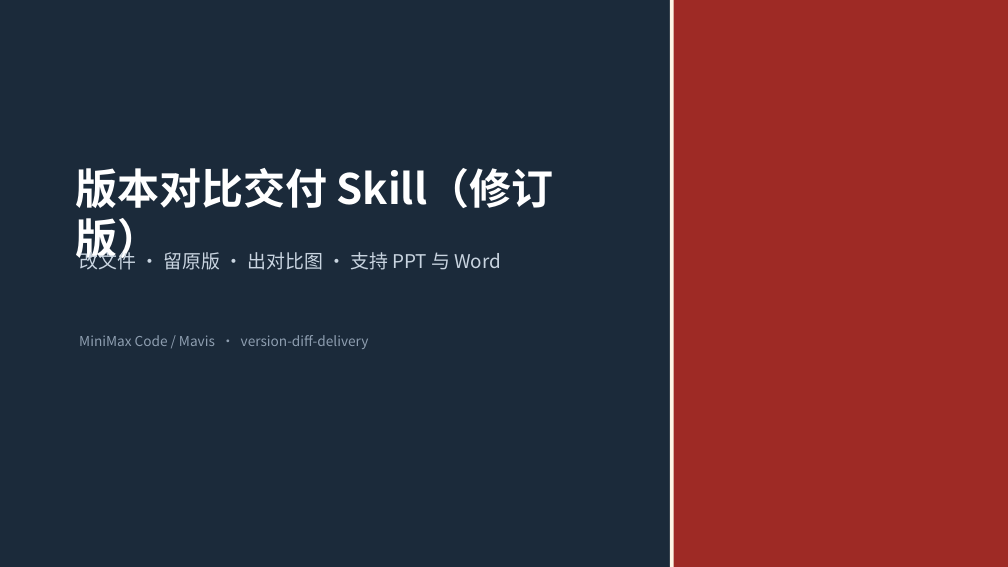
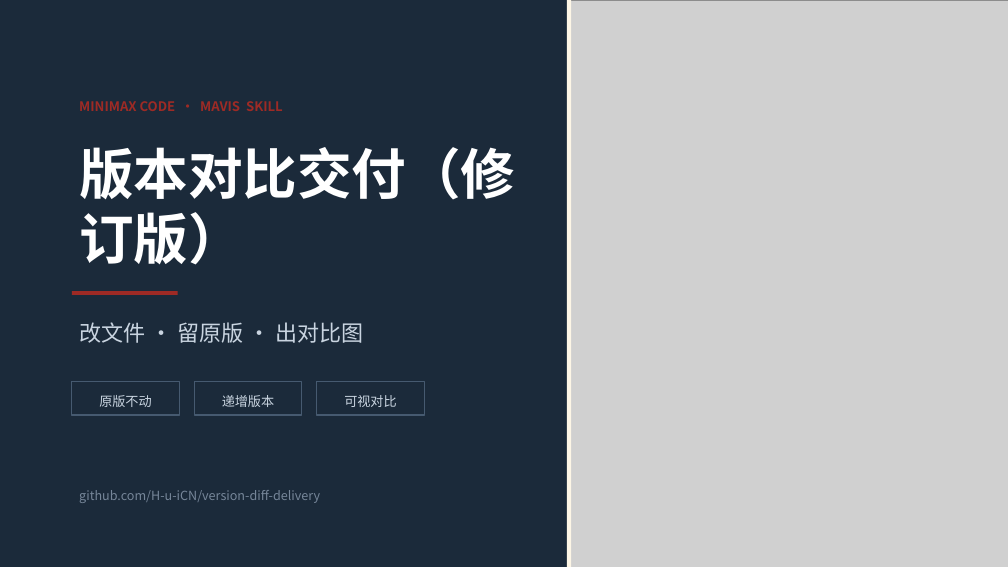
Before and after one commit to H-u-iCN/version-diff-delivery, a slide deck: slide 1 of docs/samples/demo_v2.pptx. Drawn at 1008x567 pixels with LibreOffice and Linux fonts; fonts in the diff are those of the drawing; grey boxes stand for pictures. Boxes give left, top, right and bottom in pixels: in the first picture for what was removed or moved away, otherwise in the second. Text is boxed around its words. In the diff, an @@ line names an element or a change of style, - is before the commit and + after.

Commit message:
docs: 演示素材瘦身——PPT 6 页改 3 页并重做版面，Word 3 页改 2 页

```diff
--- a/docs/samples/demo_v2.pptx
+++ b/docs/samples/demo_v2.pptx
@@ rectangle: place and size @@
-rectangle at [670,0,674,567]
+rectangle at [567,0,572,567]
@@ picture added at [571,0,1008,567] @@
@@ rectangle removed at [673,0,1008,567] @@
@@ text at [79,101,283,111]: text changed; size 13 to 12.5 pt; text colour #8E9EB0 to #9E2A25; bold on @@
-MiniMax Code / Mavis · version-diff-delivery
+MINIMAX CODE · MAVIS SKILL
@@ text at [79,147,515,265]: text changed; size 40 to 52 pt @@
-版本对比交付 Skill（修订版）
+版本对比交付（修订版）
@@ rectangle added at [72,291,178,295], fill #9E2A25 @@
@@ text at [79,322,363,343]: text changed; size 18 to 21 pt @@
-改文件 · 留原版 · 出对比图 · 支持 PPT 与 Word
+改文件 · 留原版 · 出对比图
@@ rectangle added at [72,382,179,415], outline #465A70 1 pt @@
@@ rectangle added at [194,382,302,415], outline #465A70 1 pt @@
@@ rectangle added at [317,382,424,415], outline #465A70 1 pt @@
@@ text added at [99,395,151,407], 12.5 pt, text #C9D4E0 @@
+原版不动
@@ text added at [222,395,274,407], 12.5 pt, text #C9D4E0 @@
+递增版本
@@ text added at [344,395,396,407], 12.5 pt, text #C9D4E0 @@
+可视对比
@@ text added at [79,490,320,503], 12 pt, text #768699 @@
+github.com/H-u-iCN/version-diff-delivery
```
Also in this commit, not shown: 2 slides added, 5 slides removed, 9 other files.
